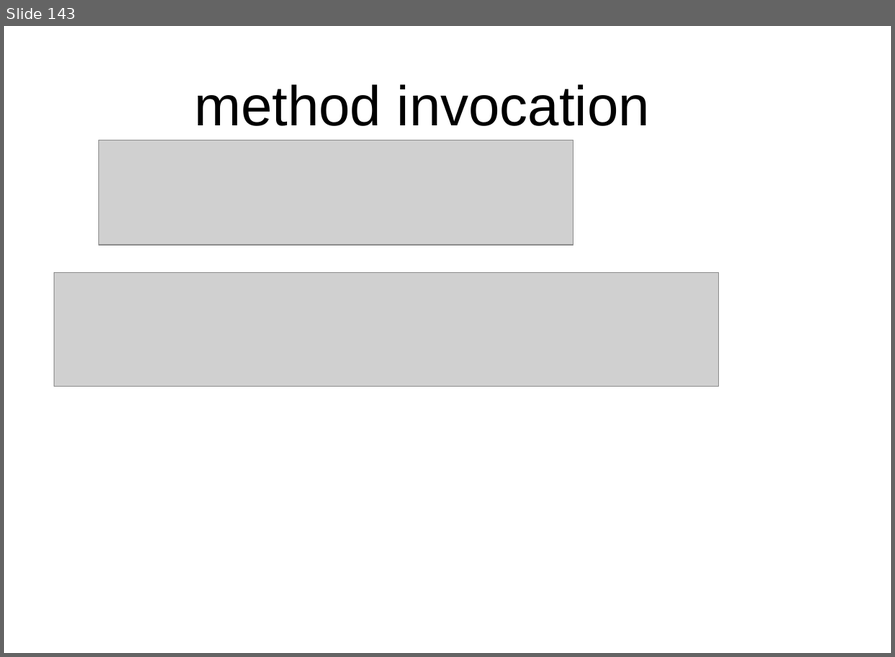
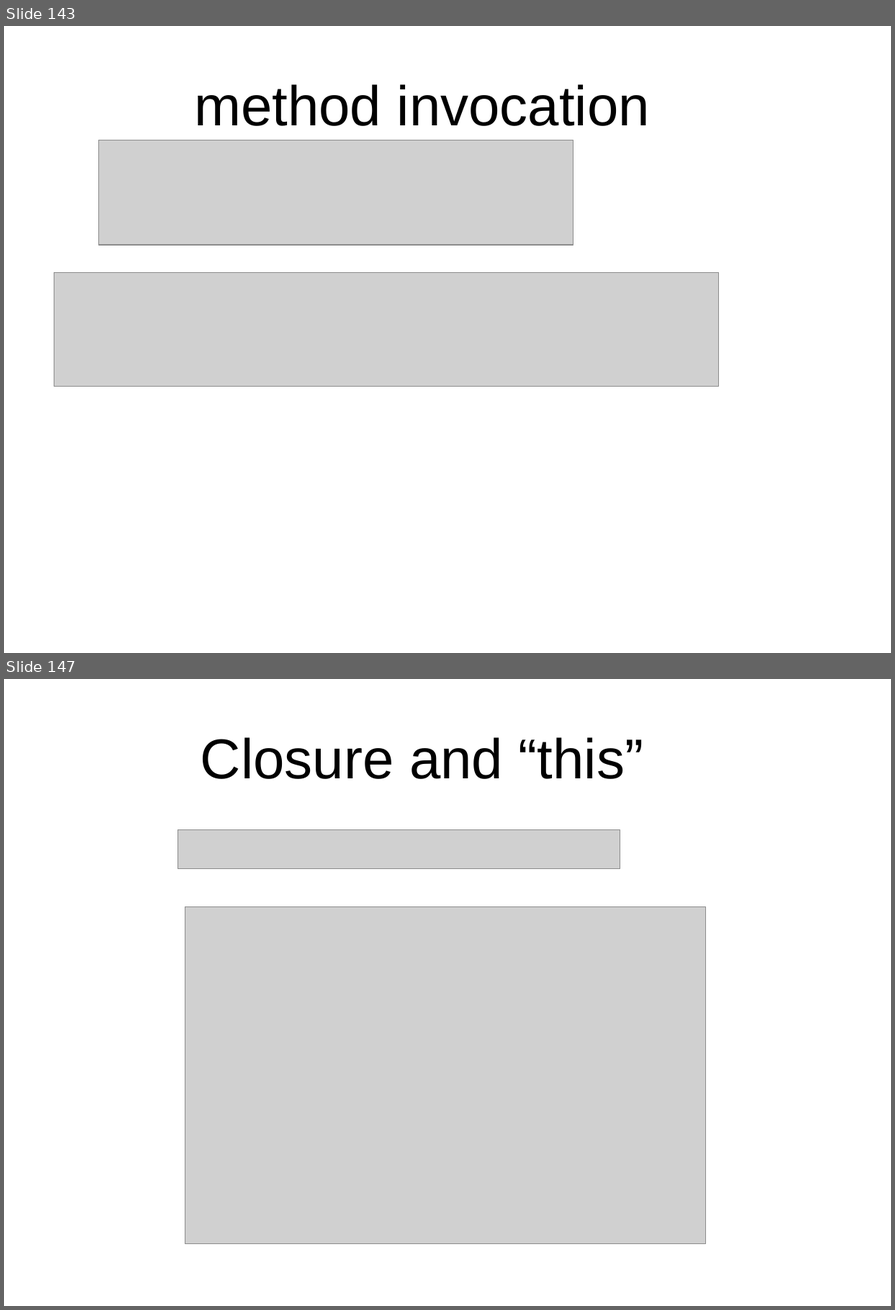
Before and after one commit to peterborkuti/other, a slide deck: JavaScriptBasics/jsbasics-slide.odp. Shown one above the other, each under a label of ours: slide 143 before the commit, slides 143 and 147 after it; the slides between them are not shown. The pictures are 895x657 and 895x1310 pixels, drawn with LibreOffice and Linux fonts; fonts in the diff are those of the drawing; grey boxes stand for pictures; background and template pictures are left out. Boxes give left, top, right and bottom in pixels: in the first picture for what was removed or moved away, otherwise in the second. Text is boxed around its words. In the diff, an @@ line names an element or a change of style, - is before the commit and + after.

```diff
--- a/JavaScriptBasics/jsbasics-slide.odp
+++ b/JavaScriptBasics/jsbasics-slide.odp
@@ slide 147 added at <box>4,679,891,1306</box>, background #FFFFFF @@
@@ title added at <box>201,737,643,779</box>, 53.3 pt, text #000000 @@
+Closure and “this”
@@ picture added at <box>178,830,620,868</box> @@
@@ picture added at <box>185,907,706,1244</box> @@
```
Also in this commit, not shown: 1 slide changed, 34 other slides added, 2 other files.
